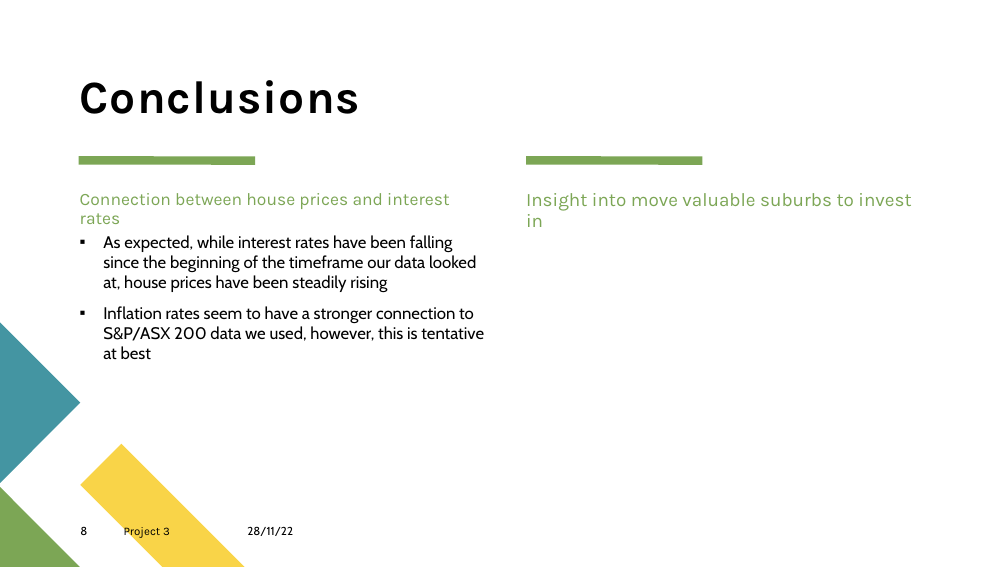
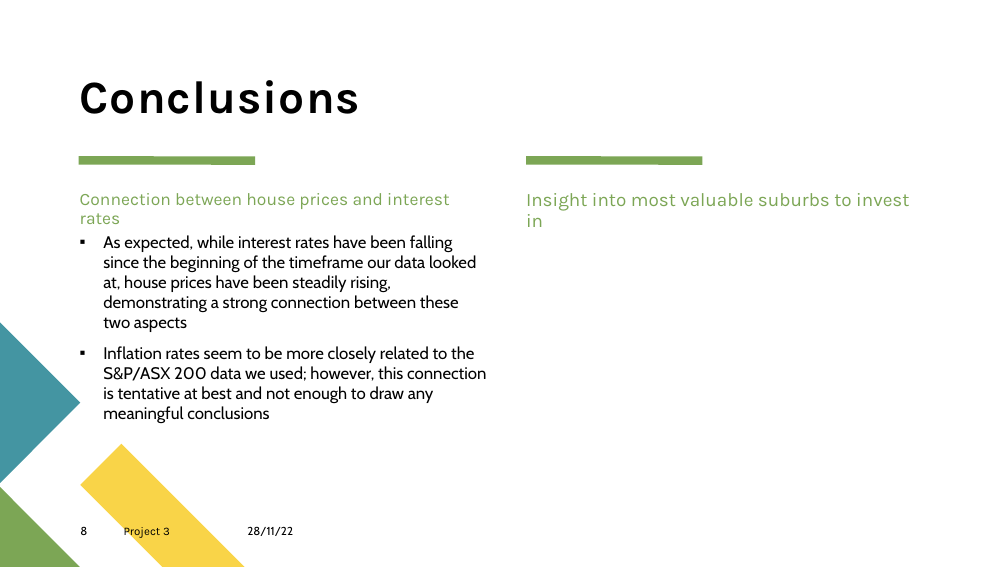
Before and after one commit to panlovelyda/Project-3-Group-8, a slide deck: slide 8 of Victoria Housing Median Price Change from 2011-2021.pptx. Drawn at 1008x567 pixels with LibreOffice and Linux fonts; fonts in the diff are those of the drawing. Boxes give left, top, right and bottom in pixels: in the first picture for what was removed or moved away, otherwise in the second. Text is boxed around its words. In the diff, an @@ line names an element or a change of style, - is before the commit and + after.

Commit message:
Corrected some errors

```diff
--- a/Victoria Housing Median Price Change from 2011-2021.pptx
+++ b/Victoria Housing Median Price Change from 2011-2021.pptx
@@ text at (526,193,909,227): text changed @@
-Insight into move valuable suburbs to invest in
+Insight into most valuable suburbs to invest in
@@ text at (103,235,486,423): text changed @@
-▪ As expected, while interest rates have been falling since the beginning of the timeframe our data looked at, house prices have been steadily rising
-▪ Inflation rates seem to have a stronger connection to S&P/ASX 200 data we used, however, this is tentative at best
+▪ As expected, while interest rates have been falling since the beginning of the timeframe our data looked at, house prices have been steadily rising, demonstrating a strong connection between these two aspects
+▪ Inflation rates seem to be more closely related to the S&P/ASX 200 data we used; however, this connection is tentative at best and not enough to draw any meaningful conclusions
```
